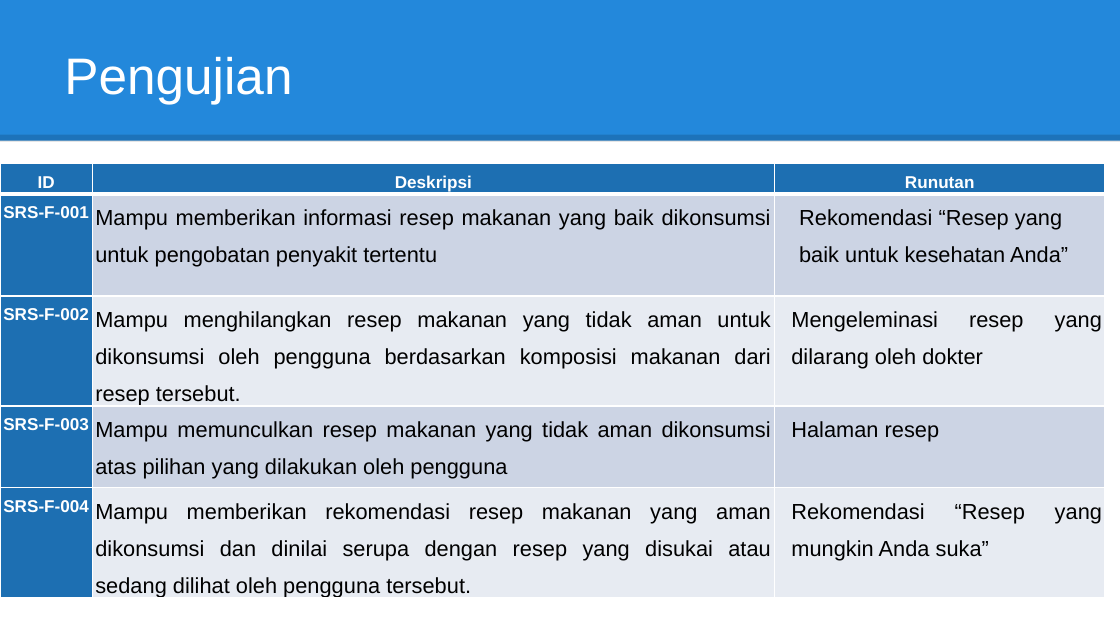
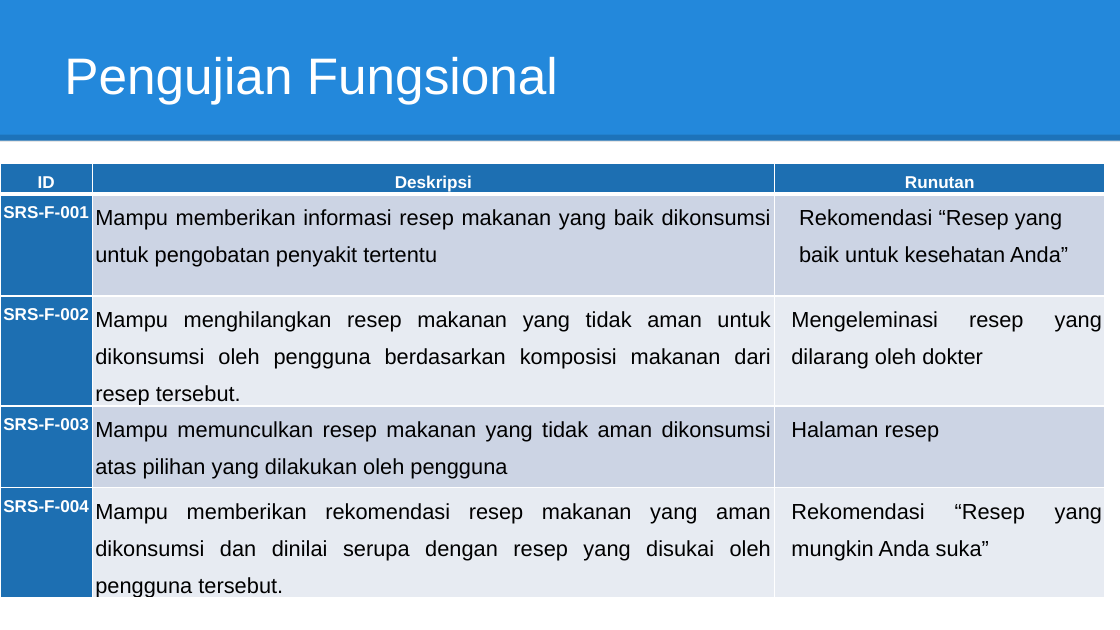
Before and after one commit to nicolasruslim/TA_document, a slide deck: slide 31 of DailyNeeds.co.id/LAPORAN/SIDANG/DOKUMEN/Sidang TA 18211031 Nicolas Novian Ruslim.pptx. Drawn at 1120x630 pixels with LibreOffice and Linux fonts; fonts in the diff are those of the drawing. Boxes give left, top, right and bottom in pixels: in the first picture for what was removed or moved away, otherwise in the second. Text is boxed around its words. In the diff, an @@ line names an element or a change of style, - is before the commit and + after.

```diff
--- a/DailyNeeds.co.id/LAPORAN/SIDANG/DOKUMEN/Sidang TA 18211031 Nicolas Novian Ruslim.pptx
+++ b/DailyNeeds.co.id/LAPORAN/SIDANG/DOKUMEN/Sidang TA 18211031 Nicolas Novian Ruslim.pptx
@@ title at bbox=[64, 56, 558, 104]: text changed @@
-Pengujian
+Pengujian Fungsional
@@ table at bbox=[0, 164, 1105, 610] @@
-row 5, column 2: Mampu memberikan rekomendasi resep makanan yang aman dikonsumsi dan dinilai serupa dengan resep yang disukai atau sedang dilihat oleh pengguna tersebut.
+row 5, column 2: Mampu memberikan rekomendasi resep makanan yang aman dikonsumsi dan dinilai serupa dengan resep yang disukai oleh pengguna tersebut.
```
Also in this commit, not shown: 2 other slides changed, 3 other files.
